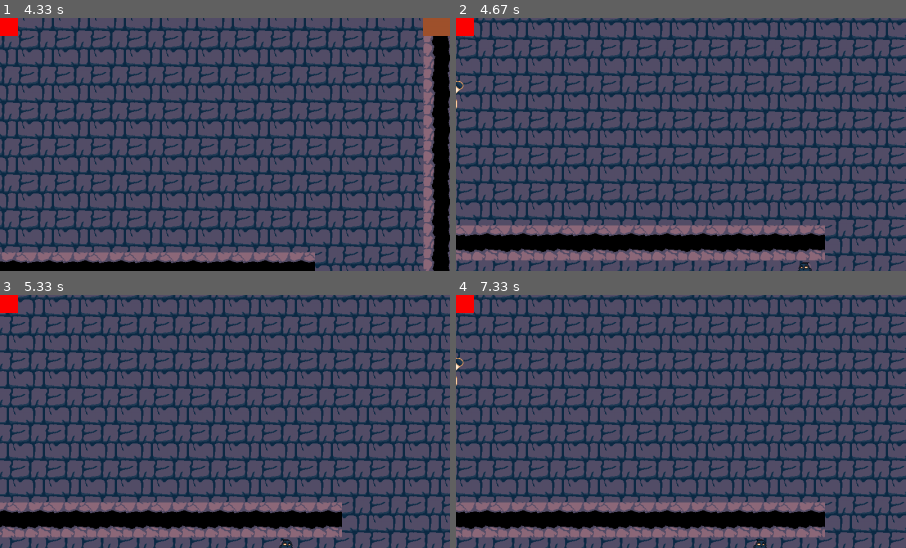
Above: before the commit, frames 1-4 (two rows, left to right).
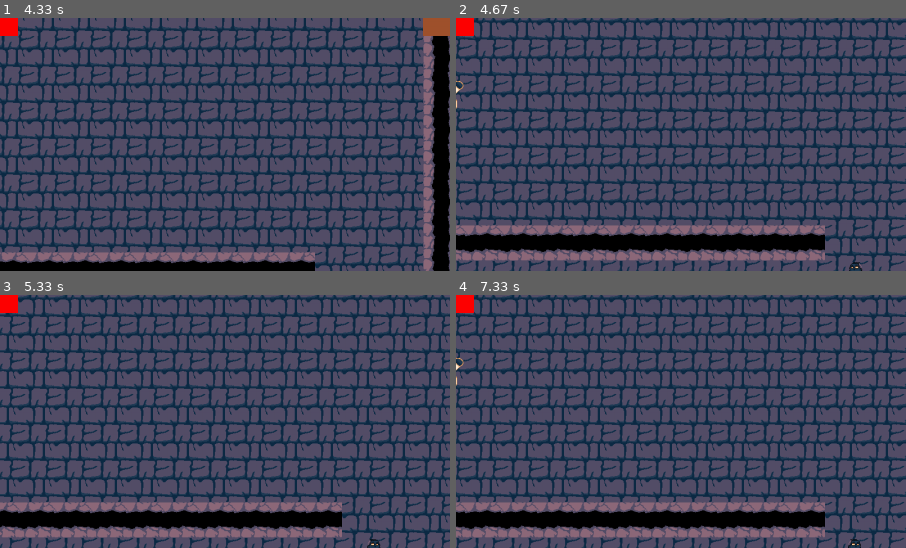
Above: after the commit, the same moments.

Repository: benedekhalaj/pygame-roguelike
Game: pygame game, started from play.py
Two runs of this game, one before a commit and one after it. Both use one fixed random seed, a clock stepped at 60 frames per second and the inputs below.
Inputs:
- Up to frame 1 (4.33 s): hold Right 0.33-0.8 s; hold Up 0.83-1.13 s; hold Right 1.17-1.63 s; hold Left 1.67-2.2 s; hold Up 2.23-2.53 s; hold Left 2.57-2.97 s; hold Right 3.4-4.03 s; hold Down from 4.07 s (still down)
- Up to frame 2 (4.67 s): release Down at 4.43 s; hold Left from 4.47 s (still down)
- Up to frame 3 (5.33 s): release Left at 4.93 s; hold Right from 4.97 s (still down)
- Up to frame 4 (7.33 s): release Right at 5.43 s; hold Up 5.47-5.77 s; hold Right 5.8-6.27 s; hold Left 6.3-6.83 s; hold Down 6.87-7.17 s; hold Left from 7.2 s (still down)
The pictures show only the part of the screen within x 50-100%, y 50-100%; the shares and areas given below are measured in that part.

Frame 1 is identical in both runs. In frame 2, 0.1% of the frame differs, in the area x 76-91%, y 96-100%; in frame 3, 0.1%, in the area x 62-85%, y 96-100%; in frame 4, 0.1%.

Commit message:
Global: Add animation support
Enemy Model: Add animation -> standard enemy

Diff:
--- a/model/data_manager.py
+++ b/model/data_manager.py
@@ -1,3 +1,5 @@
+import pygame
+
 def open_file(filename: str):
     """opening a given file. reads it and give it back by splitlines.
 
@@ -15,3 +17,7 @@
         for line in file:
             csv_file.write(",".join(line))
             csv_file.write("\n")
+
+
+def open_image(path, filename=''):
+    return pygame.image.load(f'{path}{filename}')
--- a/model/enemy/enemy.py
+++ b/model/enemy/enemy.py
@@ -7,9 +7,11 @@
         self.type = "enemy"
         self.rect = pygame.Rect(position[0], position[1], position[2], position[3])
         self.texture = None
+        self.texture_count = 0
+        self.texture_count_limit = 60
         self.color = colors.BROWN
         self.visible = True
-        self.velocity = 4
+        self.velocity = 1
         self.count = 0
         self.direction = direction[0]
         self.count_limit = direction[1]
@@ -49,7 +51,18 @@
                     self.visible = False
 
     def update_texture(self):
+        path = 'model/map/textures/enemy/'
         if self.direction == 'left' or self.direction == 'up':
-            self.texture = pygame.image.load('model/map/textures/enemy/zombie/zombie_left.png')
+            self.texture = [data_manager.open_image(path, 'zombie/zombie_left.png'),
+                            data_manager.open_image(path, 'zombie/zombie_left2.png')]
         elif self.direction == 'right' or self.direction == 'down':
-            self.texture = pygame.image.load('model/map/textures/enemy/zombie/zombie_right.png')
+            self.texture = [data_manager.open_image(path, 'zombie/zombie_right.png'),
+                            data_manager.open_image(path, 'zombie/zombie_right2.png')]
+        self.update_texture_count()
+
+    def update_texture_count(self):
+        if type(self.texture) is list:
+            if self.texture_count + 1 >= self.texture_count_limit:
+                self.texture_count = 0
+
+            self.texture_count += 1
--- a/view/view.py
+++ b/view/view.py
@@ -22,6 +22,7 @@
         self.ROSYBROWN = (188, 143, 143)
         self.CRIMSON = (220, 20, 60)
 
+
 COLORS = Colors()
 
 
@@ -43,7 +44,12 @@
             if object.visible:
                 position = (object.rect.x, object.rect.y, object.rect.width, object.rect.height)
                 if object.texture is not None:
-                    window.blit(object.texture, (object.rect.x, object.rect.y))
+                    if type(object.texture) is list:
+                        images = len(object.texture)
+                        rate = 60//images
+                        window.blit(object.texture[object.texture_count//rate], (object.rect.x, object.rect.y))
+                    else:
+                        window.blit(object.texture, (object.rect.x, object.rect.y))
                 else:
                     pygame.draw.rect(window, object.color, position)
 
